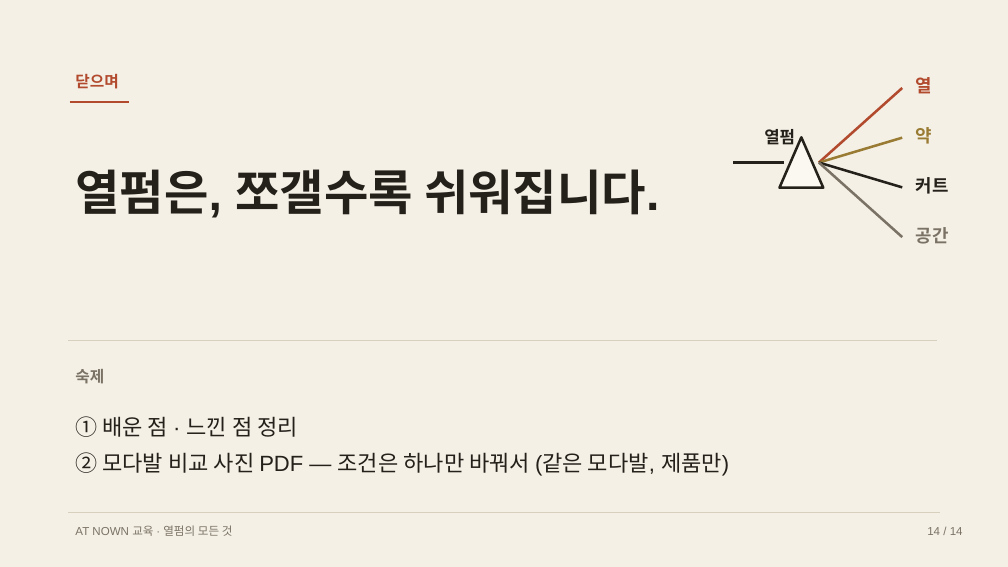
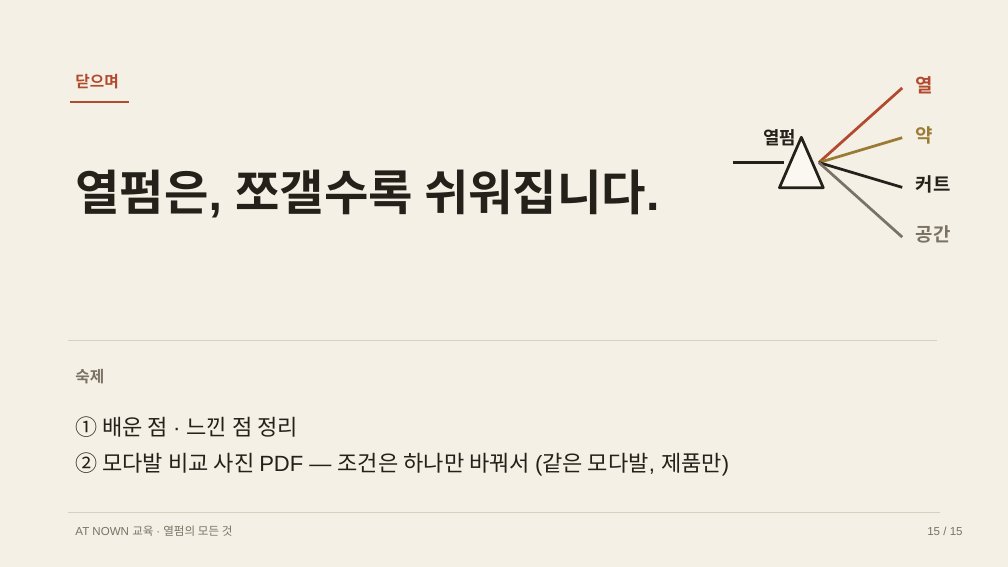
Before and after one commit to cksghrj22-bot/-, a slide deck: slide 15 of content/교육/2026-07-16_열펌특강/열펌의모든것_v3.pptx (slide 14 before the commit). Drawn at 1008x567 pixels with LibreOffice and Linux fonts; fonts in the diff are those of the drawing. Boxes give left, top, right and bottom in pixels: in the first picture for what was removed or moved away, otherwise in the second. Text is boxed around its words. In the diff, an @@ line names an element or a change of style, - is before the commit and + after.

```diff
--- a/content/교육/2026-07-16_열펌특강/열펌의모든것_v3.pptx
+++ b/content/교육/2026-07-16_열펌특강/열펌의모든것_v3.pptx
@@ text "열펌" at (x1=763, y1=129, x2=796, y2=150): size 16 to 17 pt @@
@@ freeform shape at (x1=780, y1=138, x2=823, y2=188): outline #24201A 2.4 pt to #24201A 2.6 pt @@
@@ size 17 to 18 pt in 3 elements at (x1=916, y1=175, x2=951, y2=193), (x1=916, y1=76, x2=933, y2=94), (x1=916, y1=225, x2=951, y2=243) @@
@@ text at (x1=927, y1=527, x2=963, y2=535): text changed @@
-14 / 14
+15 / 15
```
Also in this commit, not shown: 13 other slides changed, 1 slide added, 2 other files.
